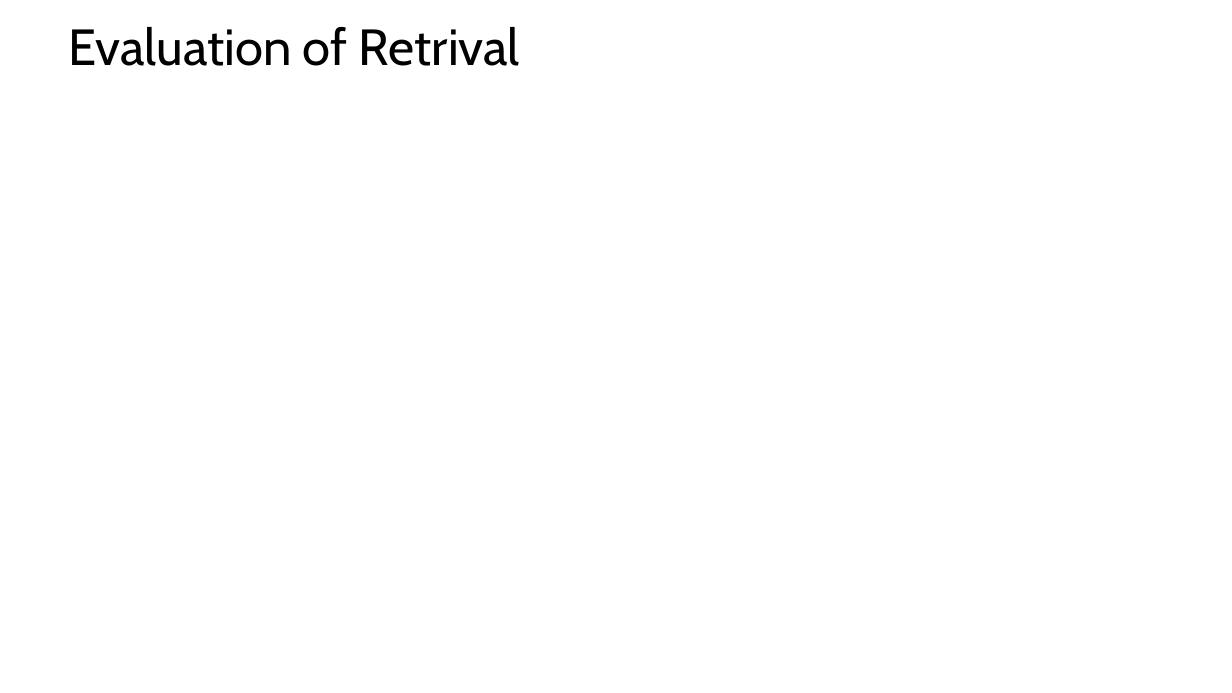
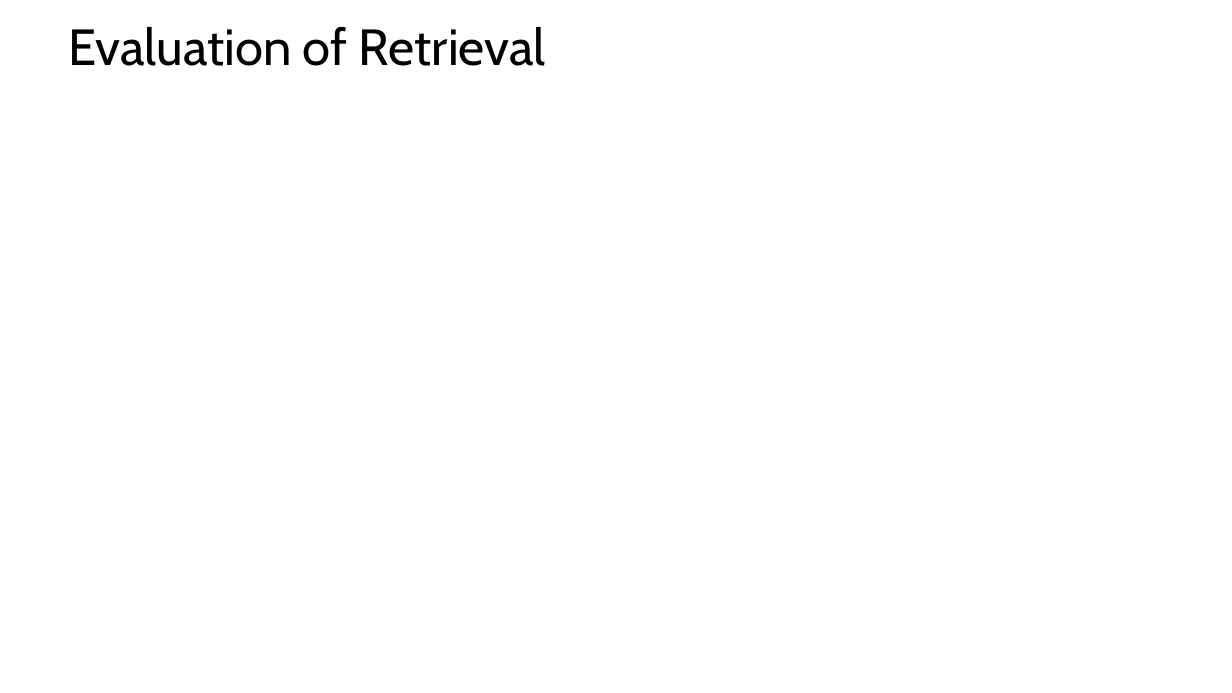
Before and after one commit to StephenElston/CSCI-E-108, a slide deck: slide 23 of slides/10_InformationRetrievalSearch.pptx. Drawn at 1232x693 pixels with LibreOffice and Linux fonts; fonts in the diff are those of the drawing; grey boxes stand for pictures. Boxes give left, top, right and bottom in pixels: in the first picture for what was removed or moved away, otherwise in the second. Text is boxed around its words. In the diff, an @@ line names an element or a change of style, - is before the commit and + after.

Commit message:
Corrected spelling errors

```diff
--- a/slides/10_InformationRetrievalSearch.pptx
+++ b/slides/10_InformationRetrievalSearch.pptx
@@ title at [68,27,546,66]: text changed @@
-Evaluation of Retrival
+Evaluation of Retrieval
```
Also in this commit, not shown: 7 other slides changed.
